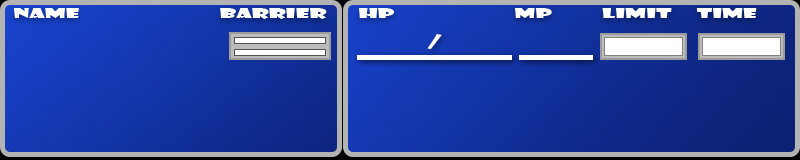
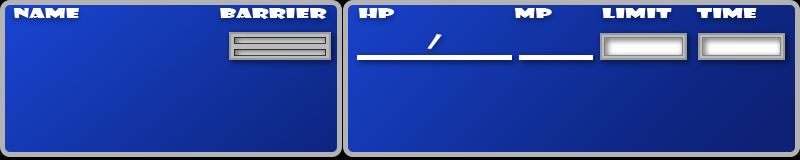
Layer changes from the first 800x160 image to the second:
painted on "Shape 3 copy 2" over [234, 37, 326, 56]
removed layer "Shape 2" over [234, 37, 326, 56]
